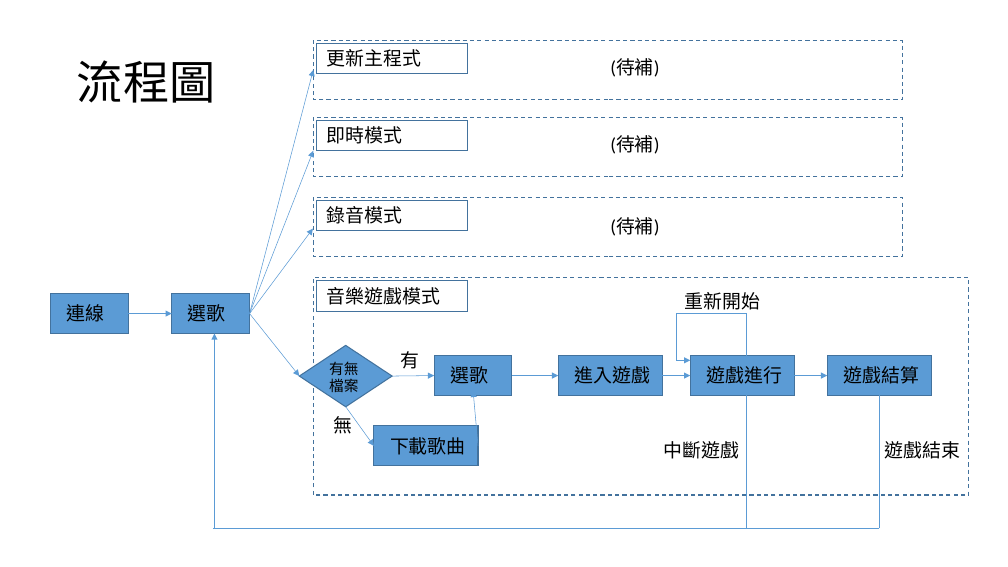
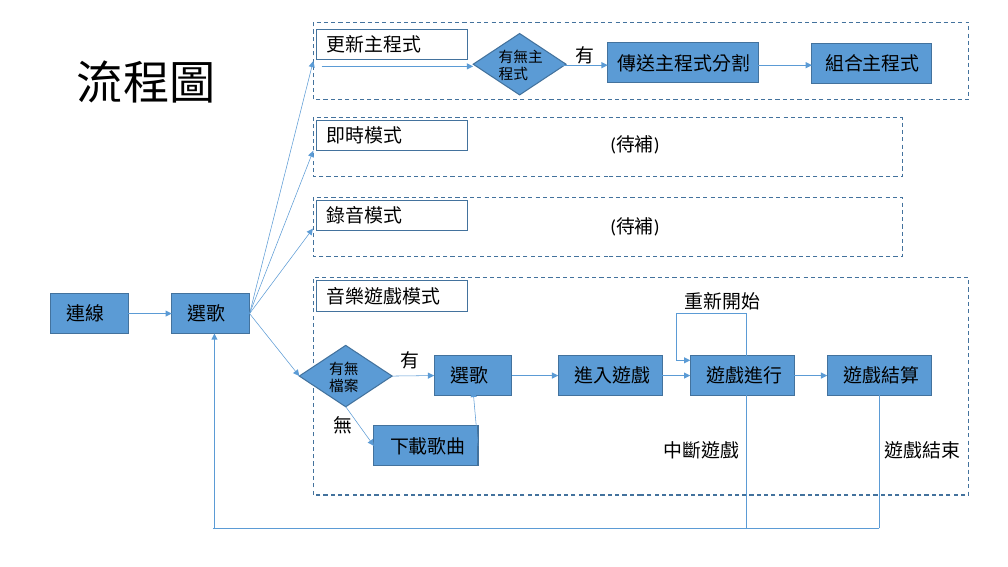
Before and after one commit to lisyaoran51/MeteoKB2, a slide deck: slide 9 of 藍芽溝通方式_20210514.pptx. Drawn at 1008x567 pixels with LibreOffice and Linux fonts; fonts in the diff are those of the drawing. Boxes give left, top, right and bottom in pixels: in the first picture for what was removed or moved away, otherwise in the second. Text is boxed around its words. In the diff, an @@ line names an element or a change of style, - is before the commit and + after.

```diff
--- a/藍芽溝通方式_20210514.pptx
+++ b/藍芽溝通方式_20210514.pptx
@@ rectangle: place and size @@
-rectangle at bbox=[313, 40, 902, 100]
+rectangle at bbox=[313, 23, 969, 100]
@@ rectangle: place and size @@
-rectangle at bbox=[317, 43, 468, 73]
+rectangle at bbox=[317, 29, 468, 60]
@@ text "更新主程式": place and size @@
-text "更新主程式" at bbox=[327, 49, 421, 67]
+text "更新主程式" at bbox=[327, 35, 421, 53]
@@ diamond added at bbox=[473, 33, 566, 95], fill #5B9BD5, outline #43739E 1 pt @@
@@ text added at bbox=[499, 47, 543, 84], 14 pt, text #000000 @@
+有無主程式
@@ text added at bbox=[575, 46, 594, 66], 18 pt, text #000000 @@
+有
@@ rectangle added at bbox=[608, 43, 759, 83], fill #5B9BD5, outline #43739E 1 pt @@
@@ text removed at bbox=[610, 59, 659, 77] @@
-(待補)
@@ text added at bbox=[618, 54, 750, 72], 18 pt, text #000000 @@
+傳送主程式分割
@@ rectangle added at bbox=[812, 43, 932, 83], fill #5B9BD5, outline #43739E 1 pt @@
@@ text added at bbox=[825, 54, 919, 72], 18 pt, text #000000 @@
+組合主程式
@@ arrow moved from (250, 314) - (313, 70) to (250, 314) - (313, 61) @@
@@ arrow added from (322, 67) to (473, 67), #5B9BD5 0.5 pt @@
@@ arrow added from (562, 65) to (608, 65), #5B9BD5 0.5 pt @@
@@ arrow added from (747, 65) to (812, 65), #5B9BD5 0.5 pt @@
```
Also in this commit, not shown: 1 other slide changed, 4 slides added, 8 other files.
